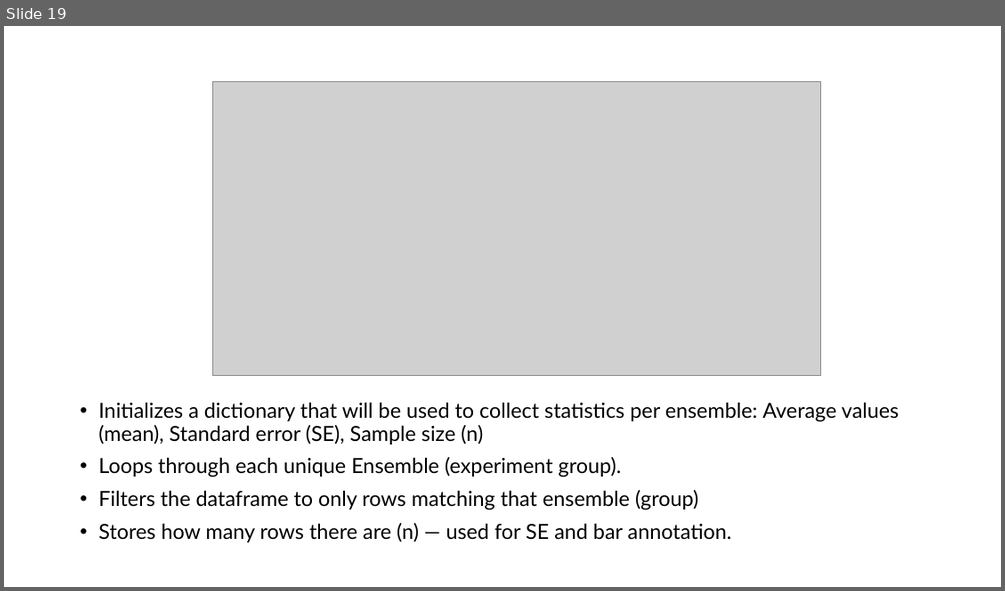
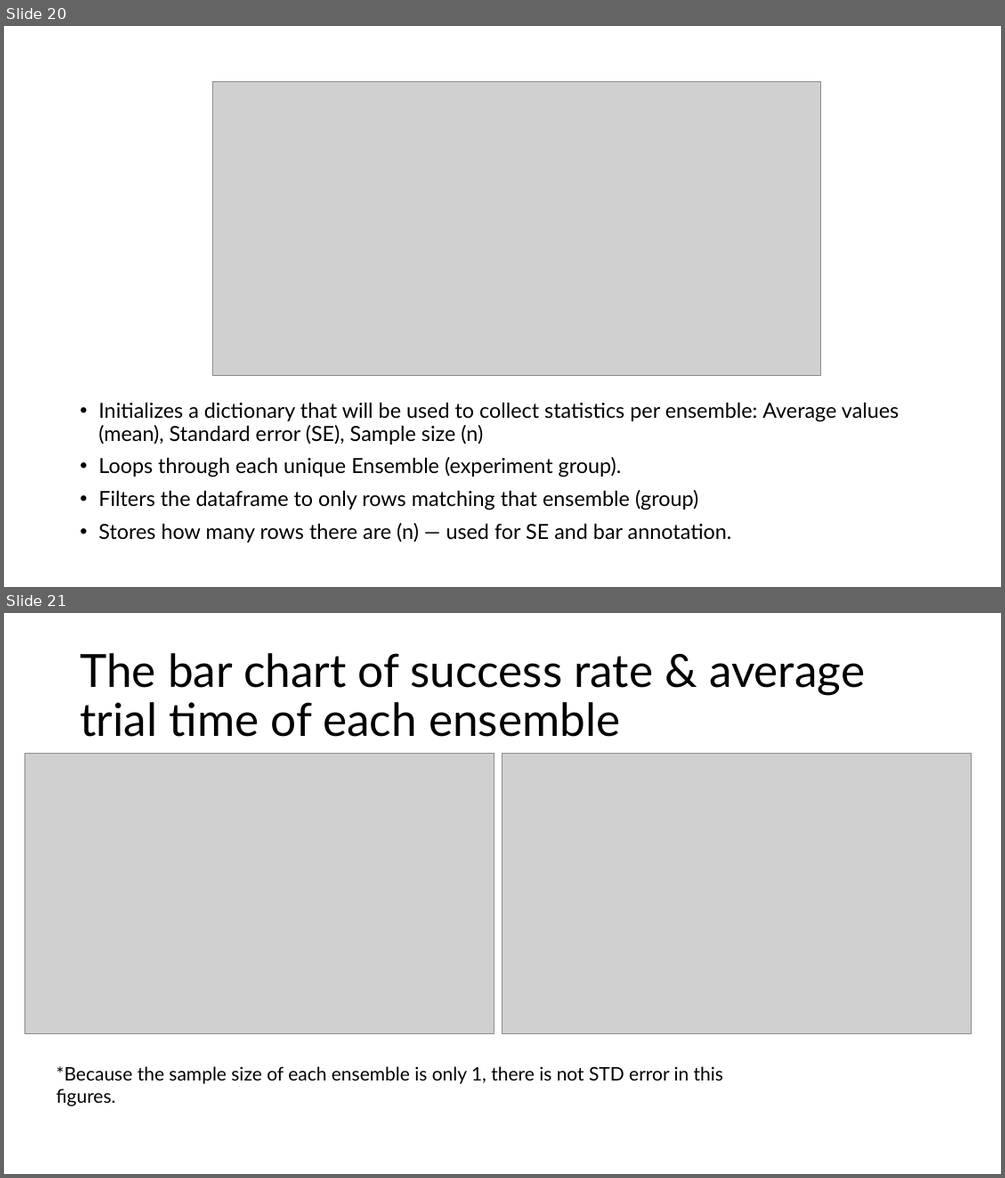
Before and after one commit to ChuehSY/FinalProject_ComSkillNeuro, a slide deck: Final presentation.pptx. Shown one above the other, each under a label of ours: slide 19 before the commit, slides 20 and 21 after it. The pictures are 1005x591 and 1005x1178 pixels, drawn with LibreOffice and Linux fonts; fonts in the diff are those of the drawing; grey boxes stand for pictures. Boxes give left, top, right and bottom in pixels: in the first picture for what was removed or moved away, otherwise in the second. Text is boxed around its words. In the diff, an @@ line names an element or a change of style, - is before the commit and + after.

```diff
--- a/Final presentation.pptx
+++ b/Final presentation.pptx
@@ slide 21 added at <box>4,613,1001,1174</box>, background #FFFFFF @@
@@ title added at <box>80,653,865,737</box>, 44 pt, text #000000 @@
+The bar chart of success rate & average trial time of each ensemble
@@ picture added at <box>24,754,493,1033</box> @@
@@ picture added at <box>502,754,971,1033</box> @@
@@ text added at <box>57,1066,723,1084</box>, 18 pt, text #000000 @@
+*Because the sample size of each ensemble is only 1, there is not STD error in this figures.
@@ what was slide 19 is now slide 20 @@
```
Also in this commit, not shown: 1 slide changed, 1 other slide added, 1 slide removed, 1 other file.
